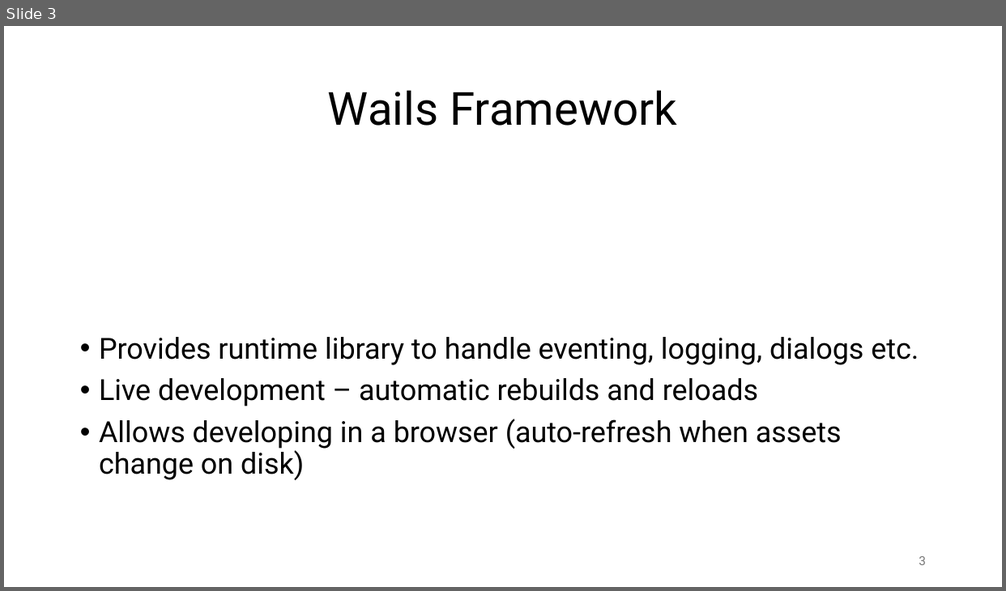
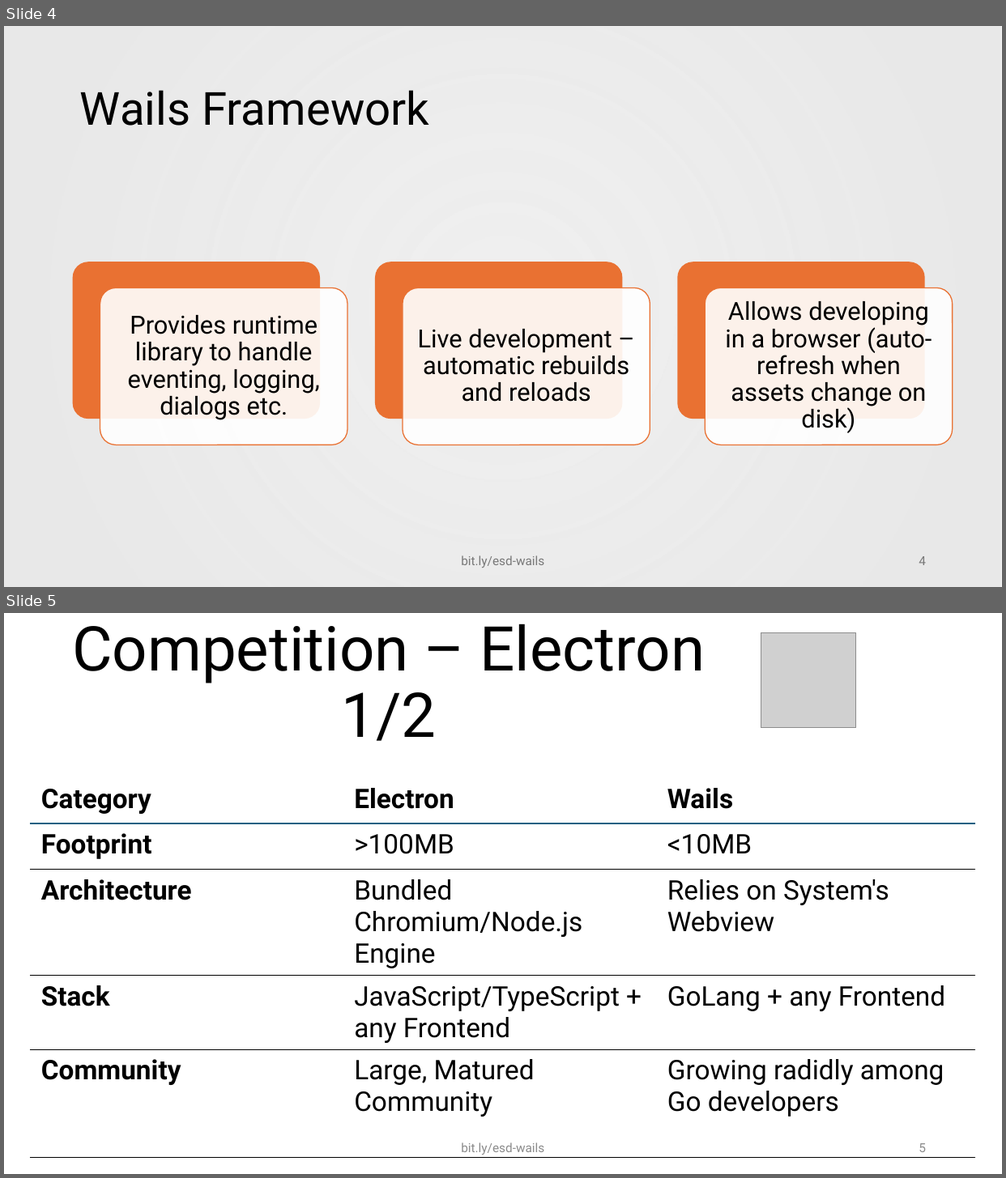
Before and after one commit to hiphof/esd-2024-wailsvue, a slide deck: presentation/Wails-Vue_Presentation.pptx. Shown one above the other, each under a label of ours: slide 3 before the commit, slides 4 and 5 after it. The pictures are 1006x591 and 1006x1178 pixels, drawn with LibreOffice and Linux fonts; fonts in the diff are those of the drawing; grey boxes stand for pictures; background and template pictures are left out. Boxes give left, top, right and bottom in pixels: in the first picture for what was removed or moved away, otherwise in the second. Text is boxed around its words. In the diff, an @@ line names an element or a change of style, - is before the commit and + after.

```diff
--- a/presentation/Wails-Vue_Presentation.pptx
+++ b/presentation/Wails-Vue_Presentation.pptx
@@ slide 5 added at <box>4,613,1002,1174</box>, background #FFFFFF @@
@@ title added at <box>72,624,705,741</box>, 59.4 pt, text #000000 @@
+Competition – Electron 1/2
@@ picture added at <box>761,632,856,727</box> @@
@@ table added at <box>30,778,975,1161</box>, 5 rows, 3 columns @@
+Category | Electron | Wails
+Footprint | >100MB | <10MB
+Architecture | Bundled Chromium/Node.js Engine | Relies on System's Webview
+Stack | JavaScript/TypeScript + any Frontend | GoLang + any Frontend
+Community | Large, Matured Community | Growing radidly among Go developers
@@ text added at <box>461,1143,544,1155</box>, 12 pt, text #8C8C8C @@
+bit.ly/esd-wails
@@ page number added at <box>918,1144,926,1152</box>, 12 pt, text #8C8C8C @@
+5
@@ what was slide 3 is now slide 4 @@
@@ slide 4 changed as well @@
@@ rectangle added at <box>4,26,1002,587</box>, fill gradient #E8E8E8 @@
@@ title "Wails Framework" at <box>80,90,429,126</box>: alignment centre to left @@
@@ group added at <box>73,262,953,446</box>: 6 rounded rectangles, 3 texts @@
+Provides runtime library to handle eventing, logging, dialogs etc.
+Live development – automatic rebuilds and reloads
+Allows developing in a browser (auto-refresh when assets change on disk)
@@ text removed at <box>99,337,918,480</box> @@
-• Provides runtime library to handle eventing, logging, dialogs etc.
-• Live development – automatic rebuilds and reloads
-• Allows developing in a browser (auto-refresh when assets change on disk)
@@ text added at <box>461,556,544,568</box>, 12 pt, text #797979 @@
+bit.ly/esd-wails
@@ page number at <box>918,557,926,565</box>: text changed @@
-3
+4
```
Also in this commit, not shown: 5 other slides changed, 9 other slides added, 8 slides removed, 1 other file.
